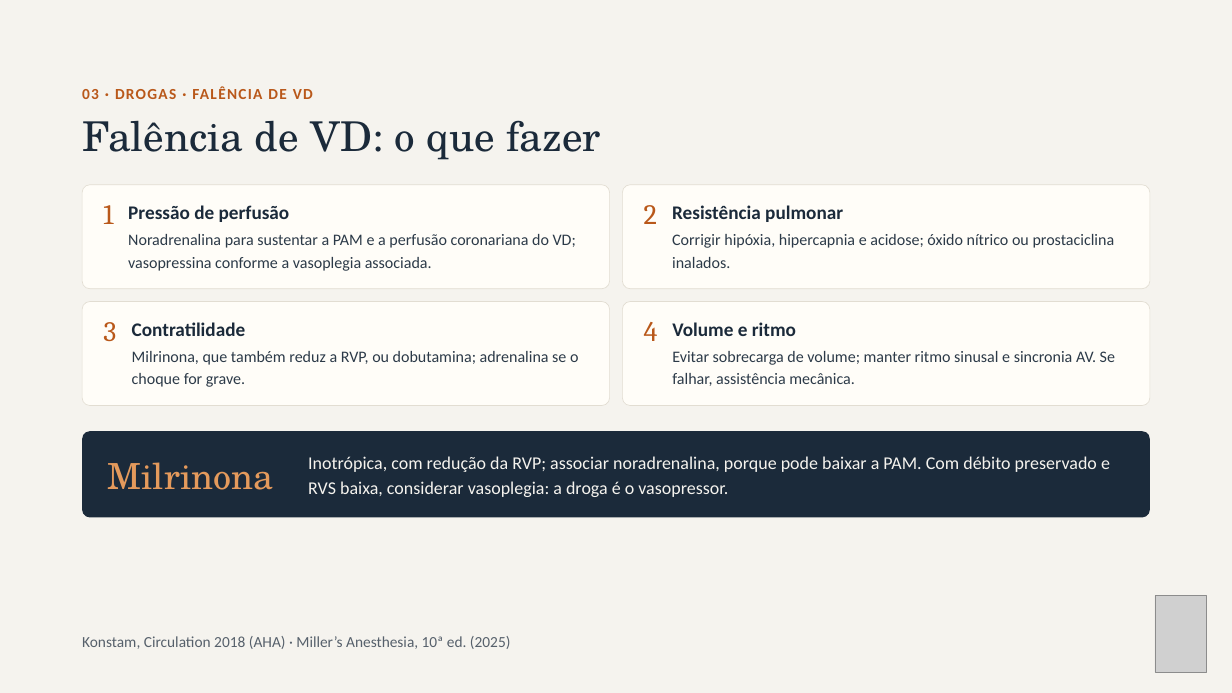
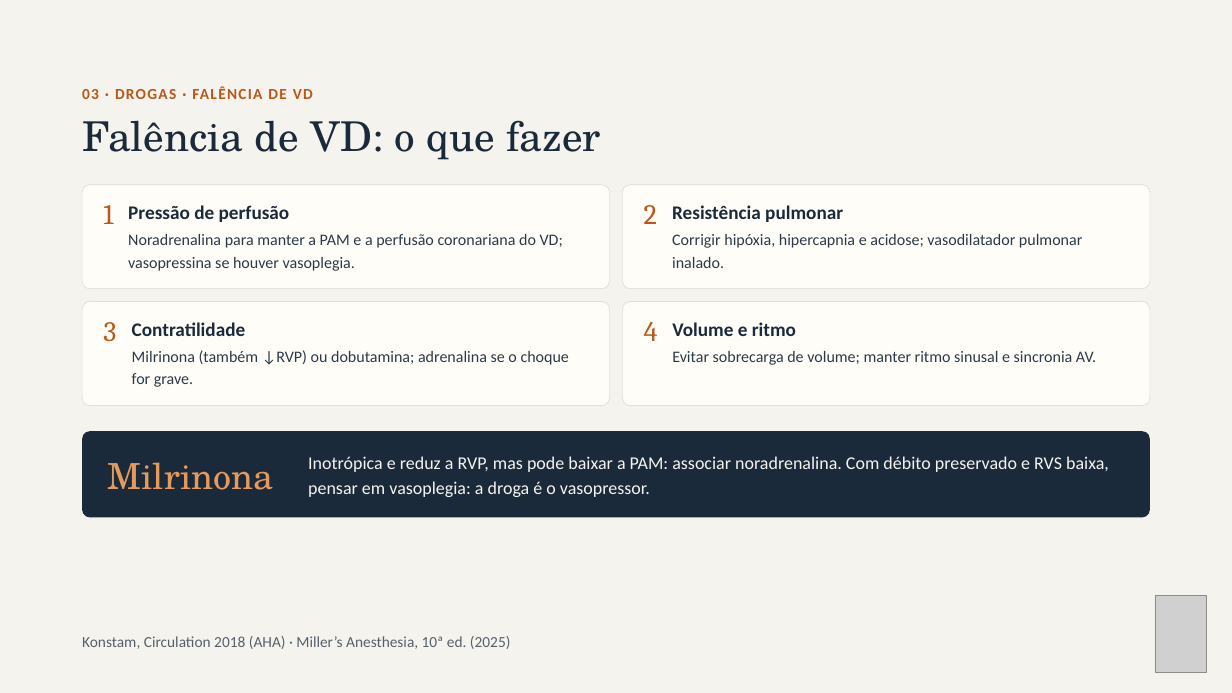
Before and after one commit to brunomoraesdubois-bit/Bruno, a slide deck: slide 12 of apresentacao/Aminas_Vasoativas.pptx (slide 13 before the commit). Drawn at 1232x693 pixels with LibreOffice and Linux fonts; fonts in the diff are those of the drawing; grey boxes stand for pictures. Boxes give left, top, right and bottom in pixels: in the first picture for what was removed or moved away, otherwise in the second. Text is boxed around its words. In the diff, an @@ line names an element or a change of style, - is before the commit and + after.

```diff
--- a/apresentacao/Aminas_Vasoativas.pptx
+++ b/apresentacao/Aminas_Vasoativas.pptx
@@ text at bbox=[128, 234, 563, 271]: text changed @@
-Noradrenalina para sustentar a PAM e a perfusão coronariana do VD; vasopressina conforme a vasoplegia associada.
+Noradrenalina para manter a PAM e a perfusão coronariana do VD; vasopressina se houver vasoplegia.
@@ text at bbox=[672, 234, 1082, 268]: text changed @@
-Corrigir hipóxia, hipercapnia e acidose; óxido nítrico ou prostaciclina inalados.
+Corrigir hipóxia, hipercapnia e acidose; vasodilatador pulmonar inalado.
@@ text at bbox=[132, 350, 569, 387]: text changed @@
-Milrinona, que também reduz a RVP, ou dobutamina; adrenalina se o choque for grave.
+Milrinona (também ↓RVP) ou dobutamina; adrenalina se o choque for grave.
@@ text at bbox=[672, 351, 1096, 365]: text changed @@
-Evitar sobrecarga de volume; manter ritmo sinusal e sincronia AV. Se falhar, assistência mecânica.
+Evitar sobrecarga de volume; manter ritmo sinusal e sincronia AV.
@@ text at bbox=[308, 456, 1109, 497]: text changed @@
-Inotrópica, com redução da RVP; associar noradrenalina, porque pode baixar a PAM. Com débito preservado e RVS baixa, considerar vasoplegia: a droga é o vasopressor.
+Inotrópica e reduz a RVP, mas pode baixar a PAM: associar noradrenalina. Com débito preservado e RVS baixa, pensar em vasoplegia: a droga é o vasopressor.
```
Also in this commit, not shown: 16 other slides changed, 26 other files.
